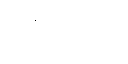
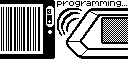
Layers edited between the first and the second 128×64 image:
added group "Program" with 7 layers above "Background" over [0, 0, 128, 59]
added layer "programming..." in group "Program" over [57, 1, 127, 7]
added layer "Flipper" in group "Program" over [0, 8, 128, 59]
added layer "Waves 1 copy" in group "Program" over [57, 8, 82, 36]
added layer "Tag copy" in group "Program" over [0, 0, 55, 59]
